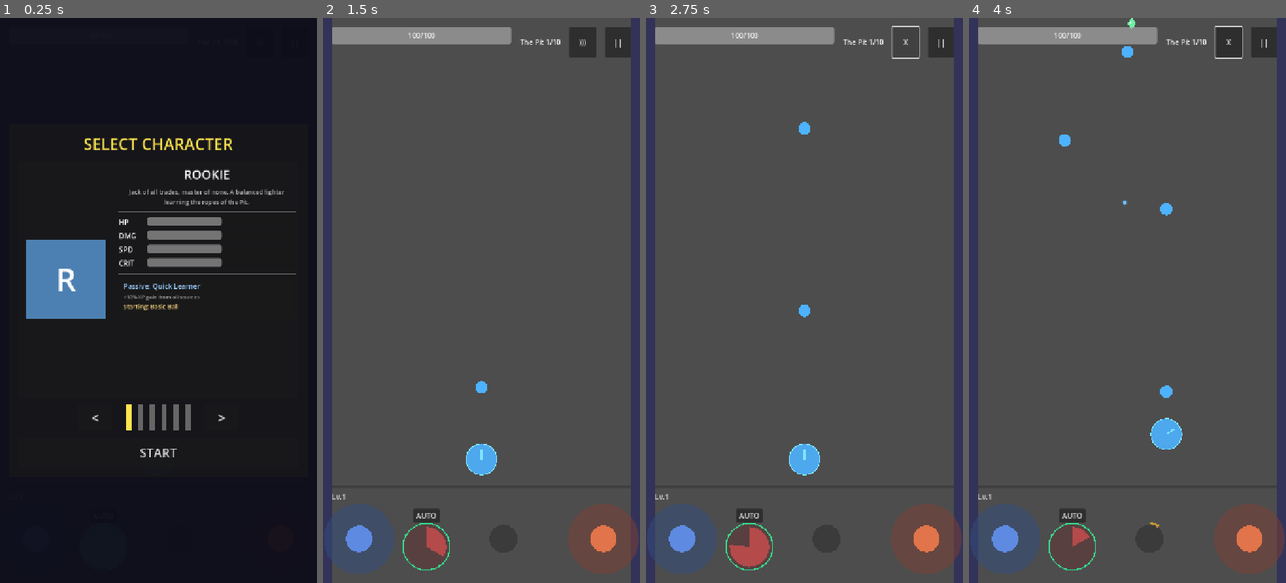
Above: before the commit, frames 1-4 (left to right).
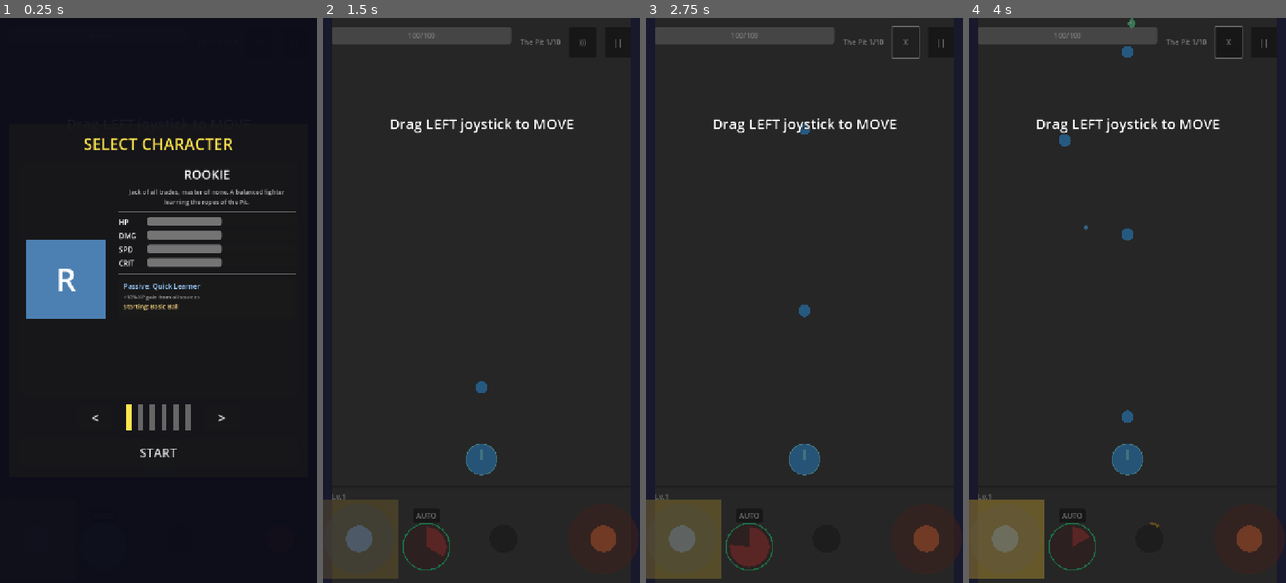
Above: after the commit, the same moments.

Repository: Randroids-Dojo/GoPit
Game: Godot game, scene res://scenes/game.tscn
The game is run twice, just before and just after one commit, with the same random seed, the same clock (stepped at 60 frames per second) and the same inputs.
Inputs (mouse positions are in pixels of both pictures, inside the frame that each line leads up to):
- Up to frame 1 (0.25 s): no input
- Up to frame 2 (1.5 s): click "START" at 0.5 s; click "START" at 1.25 s
- Up to frame 3 (2.75 s): click ")))" at 2 s
- Up to frame 4 (4 s): drag from (1003, 537) to (1127, 458) at 2.77 s; drag from (1073, 549) to (1165, 436) at 3.52 s

The runs differ from the first frame. In frame 2, 99% of the frame differs, in the area x 0-100%, y 0-100%; in frame 3, 99%; in frame 4, 99%.

Commit message:
Re-enable tutorial overlay (mouse_filter already correct)
The tutorial was disabled as an emergency workaround, but the scene
already has mouse_filter = 2 (IGNORE) on all visual elements, which
correctly allows input to pass through to controls underneath.

Re-enabled tutorial by returning false (show tutorial) for new players
instead of true (skip tutorial).

Diff:
--- a/scripts/ui/tutorial_overlay.gd
+++ b/scripts/ui/tutorial_overlay.gd
@@ -102,10 +102,9 @@
 
 
 func _load_tutorial_state() -> bool:
-	# EMERGENCY: Tutorial disabled by default due to input blocking bug
-	# TODO: Re-enable when mouse_filter fix is verified working
+	# Tutorial shows on first launch; once completed it saves to settings
 	if not FileAccess.file_exists(SETTINGS_PATH):
-		return true  # Treat as completed (skip tutorial)
+		return false  # No settings yet = new player, show tutorial
 
 	var file := FileAccess.open(SETTINGS_PATH, FileAccess.READ)
 	if not file:
